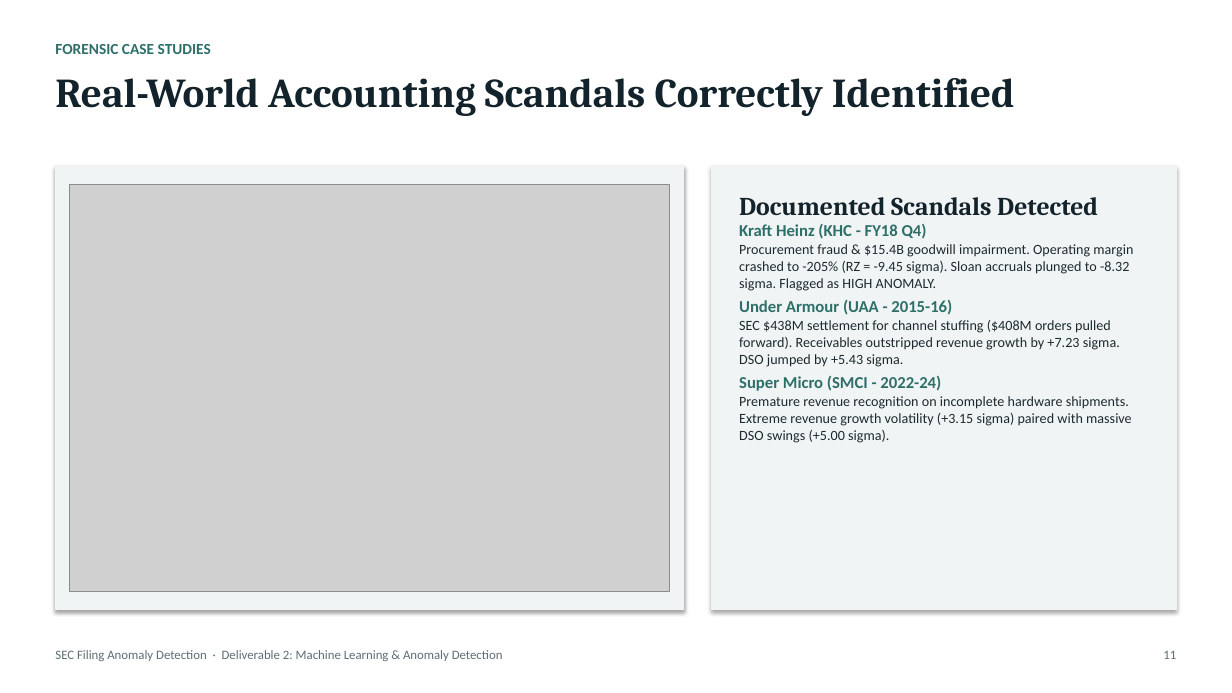
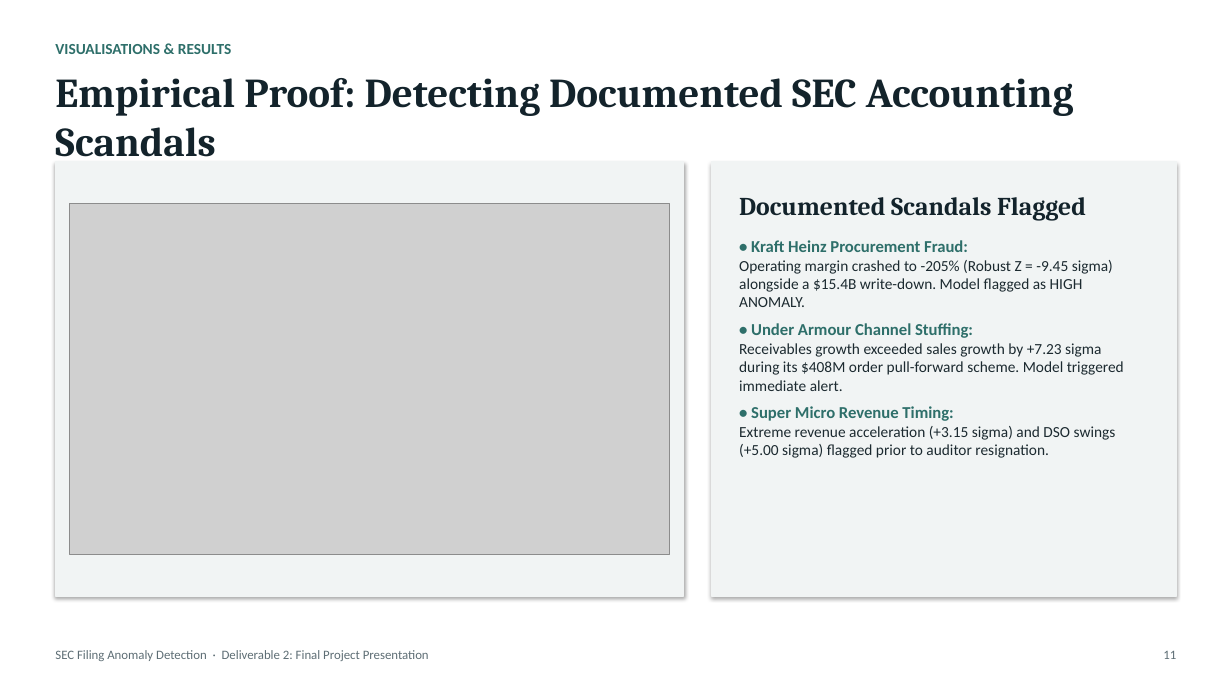
Before and after one commit to shubham-32/SEC-Filing-Anomaly-Detection, a slide deck: slide 11 of SEC_Anomaly_Detection_Deliverable2.pptx. Drawn at 1232x693 pixels with LibreOffice and Linux fonts; fonts in the diff are those of the drawing; grey boxes stand for pictures. Boxes give left, top, right and bottom in pixels: in the first picture for what was removed or moved away, otherwise in the second. Text is boxed around its words. In the diff, an @@ line names an element or a change of style, - is before the commit and + after.

Commit message:
Update Deliverable 2 presentation to clean, visual, low-text-density executive format

```diff
--- a/SEC_Anomaly_Detection_Deliverable2.pptx
+++ b/SEC_Anomaly_Detection_Deliverable2.pptx
@@ text at box(55, 44, 232, 54): text changed @@
-FORENSIC CASE STUDIES
+VISUALISATIONS & RESULTS
@@ text at box(55, 78, 1074, 157): text changed @@
-Real-World Accounting Scandals Correctly Identified
+Empirical Proof: Detecting Documented SEC Accounting Scandals
@@ rectangle: place and size @@
-rectangle at box(55, 166, 684, 610)
+rectangle at box(55, 162, 684, 596)
@@ rectangle: place and size @@
-rectangle at box(712, 166, 1177, 610)
+rectangle at box(712, 162, 1177, 596)
@@ picture: place and size @@
-picture at box(69, 185, 670, 592)
+picture at box(69, 203, 670, 555)
@@ text added at box(739, 197, 1086, 220), 20 pt, text #13232B, bold @@
+Documented Scandals Flagged
@@ text at box(739, 240, 1124, 458): text changed; size 11 to 12 pt @@
-Documented Scandals Detected
-Kraft Heinz (KHC - FY18 Q4)
-Procurement fraud & $15.4B goodwill impairment. Operating margin crashed to -205% (RZ = -9.45 sigma). Sloan accruals plunged to -8.32 sigma. Flagged as HIGH ANOMALY.
-Under Armour (UAA - 2015-16)
-SEC $438M settlement for channel stuffing ($408M orders pulled forward). Receivables outstripped revenue growth by +7.23 sigma. DSO jumped by +5.43 sigma.
-Super Micro (SMCI - 2022-24)
-Premature revenue recognition on incomplete hardware shipments. Extreme revenue growth volatility (+3.15 sigma) paired with massive DSO swings (+5.00 sigma).
+• Kraft Heinz Procurement Fraud:
+Operating margin crashed to -205% (Robust Z = -9.45 sigma) alongside a $15.4B write-down. Model flagged as HIGH ANOMALY.
+• Under Armour Channel Stuffing:
+Receivables growth exceeded sales growth by +7.23 sigma during its $408M order pull-forward scheme. Model triggered immediate alert.
+• Super Micro Revenue Timing:
+Extreme revenue acceleration (+3.15 sigma) and DSO swings (+5.00 sigma) flagged prior to auditor resignation.
@@ text at box(55, 650, 429, 661): text changed @@
-SEC Filing Anomaly Detection · Deliverable 2: Machine Learning & Anomaly Detection
+SEC Filing Anomaly Detection · Deliverable 2: Final Project Presentation
```
Also in this commit, not shown: 1 other slide changed, 12 slides added, 13 slides removed, 3 other files.
